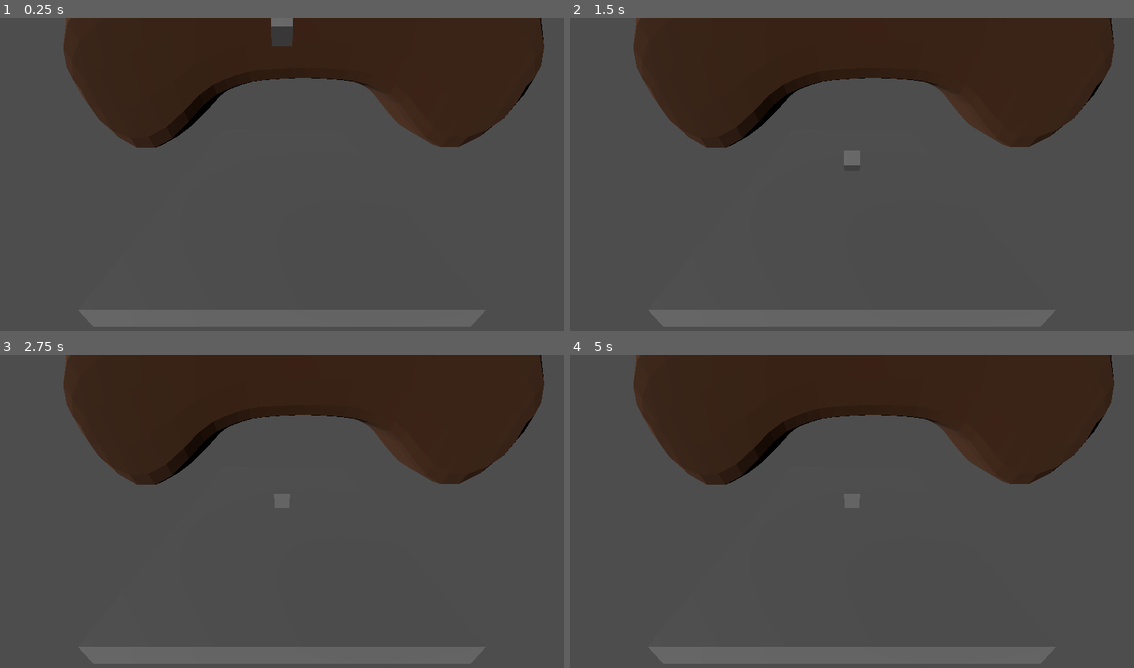
Above: before the commit, frames 1-4 (two rows, left to right).
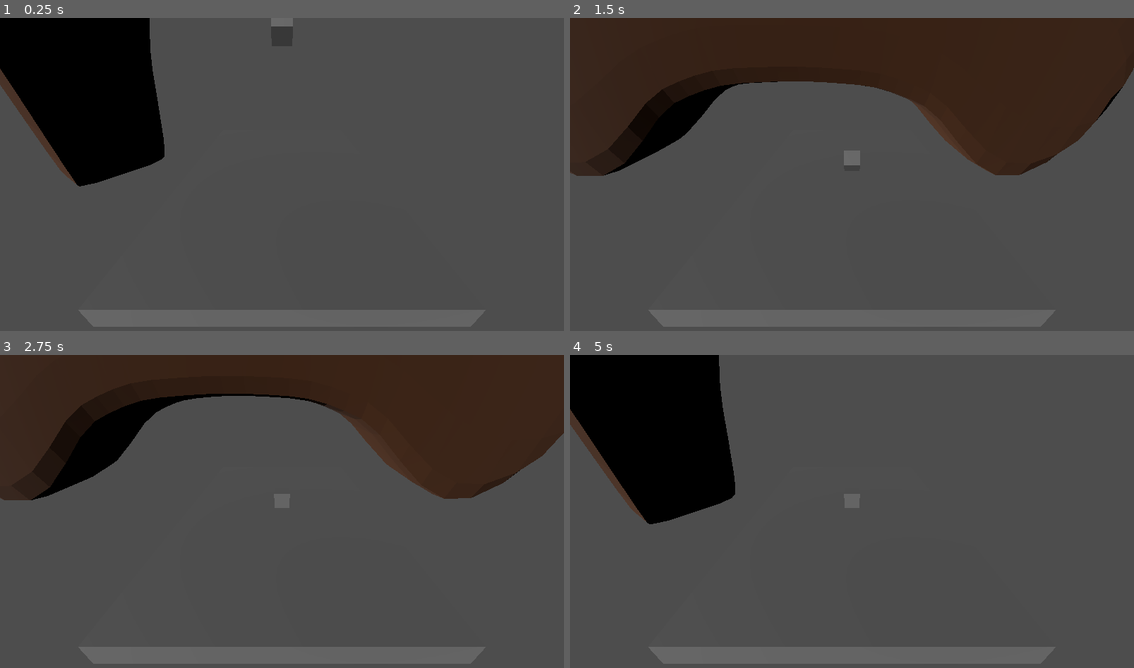
Above: after the commit, the same moments.

Repository: mtthwm/wildjamdec2024
Game: Godot game, scene res://Scenes/MattTest.tscn
The game is run twice, just before and just after one commit, with the same random seed, the same clock (stepped at 60 frames per second) and the same inputs. This scene is started directly instead of the project's main scene.
Inputs (mouse positions are in pixels of both pictures, inside the frame that each line leads up to):
- Up to frame 1 (0.25 s): no input
- Up to frame 2 (1.5 s): tap Enter (ui_accept) at 0.5, 0.77 s; move the mouse to (976, 161) at 0.52 s; hold A (a_pressed) 0.53-1.28 s; move the mouse to (739, 193) at 1.27 s; tap D (d_pressed) at 1.35 s
- Up to frame 3 (2.75 s): tap Enter (ui_accept) at 1.52 s; move the mouse to (338, 442) at 2.02 s; hold E (e_pressed) from 2.03 s (still down)
- Up to frame 4 (5 s): move the mouse to (823, 577) at 2.77 s; release E (e_pressed) at 2.78 s; tap Q (q_pressed) at 2.85 s; tap Enter (ui_accept) at 3.02, 3.77, 4.52 s; move the mouse to (1021, 561) at 3.52 s; hold S (s_pressed) 3.53-4.28 s; move the mouse to (682, 464) at 4.27 s; tap W (w_pressed) at 4.35 s

The runs differ from the first frame. In frame 1, 32% of the frame differs, in the area x 0-97%, y 0-54%; in frame 2, 15%; in frame 3, 16%; in frame 4, 32%, in the area x 0-97%, y 0-55%.

Commit message:
Implement gingerbread run animation

Diff:
--- a/Scenes/MattTest.tscn
+++ b/Scenes/MattTest.tscn
@@ -9,6 +9,152 @@
 [sub_resource type="BoxShape3D" id="BoxShape3D_623k7"]
 
 [sub_resource type="BoxMesh" id="BoxMesh_f0boa"]
+
+[sub_resource type="Animation" id="Animation_m6khd"]
+resource_name = "Run"
+length = 0.8
+loop_mode = 1
+tracks/0/type = "bezier"
+tracks/0/imported = false
+tracks/0/enabled = true
+tracks/0/path = NodePath(".:position:x")
+tracks/0/interp = 1
+tracks/0/loop_wrap = true
+tracks/0/keys = {
+"handle_modes": PackedInt32Array(0, 0, 0, 0, 0),
+"points": PackedFloat32Array(0, -0.25, 0, 0.25, 0, -11.4223, -0.25, 0, 0.25, 0, -0.446811, -0.25, 0, 0.25, 0, -0.446811, -0.25, 0, 0.25, 0, 0, -0.25, 0, 0.25, 0),
+"times": PackedFloat32Array(0, 0.2, 0.4, 0.6, 0.766667)
+}
+tracks/1/type = "bezier"
+tracks/1/imported = false
+tracks/1/enabled = true
+tracks/1/path = NodePath(".:position:y")
+tracks/1/interp = 1
+tracks/1/loop_wrap = true
+tracks/1/keys = {
+"handle_modes": PackedInt32Array(0, 0, 0, 0, 0),
+"points": PackedFloat32Array(0, -0.25, 0, 0.25, 0, 10.4869, -0.25, 0, 0.25, 0, 1.89158, -0.25, 0, 0.25, 0, 8.18686, -0.25, 0, 0.25, 0, 0, -0.25, 0, 0.25, 0),
+"times": PackedFloat32Array(0, 0.2, 0.4, 0.6, 0.766667)
+}
+tracks/2/type = "bezier"
+tracks/2/imported = false
+tracks/2/enabled = true
+tracks/2/path = NodePath(".:position:z")
+tracks/2/interp = 1
+tracks/2/loop_wrap = true
+tracks/2/keys = {
+"handle_modes": PackedInt32Array(0, 0, 0, 0, 0),
+"points": PackedFloat32Array(0, -0.25, 0, 0.25, 0, -10.2829, -0.25, 0, 0.25, 0, 0, -0.25, 0, 0.25, 0, 0, -0.25, 0, 0.25, 0, 0, -0.25, 0, 0.25, 0),
+"times": PackedFloat32Array(0, 0.2, 0.4, 0.6, 0.766667)
+}
+tracks/3/type = "bezier"
+tracks/3/imported = false
+tracks/3/enabled = true
+tracks/3/path = NodePath(".:rotation:x")
+tracks/3/interp = 1
+tracks/3/loop_wrap = true
+tracks/3/keys = {
+"handle_modes": PackedInt32Array(0, 0, 0, 0, 0),
+"points": PackedFloat32Array(0, -0.25, 0, 0.25, 0, -0.530427, -0.25, 0, 0.25, 0, 0, -0.25, 0, 0.25, 0, 0.421402, -0.25, 0, 0.25, 0, 0, -0.25, 0, 0.25, 0),
+"times": PackedFloat32Array(0, 0.2, 0.4, 0.6, 0.766667)
+}
+tracks/4/type = "bezier"
+tracks/4/imported = false
+tracks/4/enabled = true
+tracks/4/path = NodePath(".:rotation:y")
+tracks/4/interp = 1
+tracks/4/loop_wrap = true
+tracks/4/keys = {
+"handle_modes": PackedInt32Array(0, 0, 0, 0, 0),
+"points": PackedFloat32Array(0, -0.25, 0, 0.25, 0, -0.756834, -0.25, 0, 0.25, 0, 0, -0.25, 0, 0.25, 0, 0.673382, -0.25, 0, 0.25, 0, 0, -0.25, 0, 0.25, 0),
+"times": PackedFloat32Array(0, 0.2, 0.4, 0.6, 0.766667)
+}
+tracks/5/type = "bezier"
+tracks/5/imported = false
+tracks/5/enabled = true
+tracks/5/path = NodePath(".:rotation:z")
+tracks/5/interp = 1
+tracks/5/loop_wrap = true
+tracks/5/keys = {
+"handle_modes": PackedInt32Array(0, 0, 0, 0, 0),
+"points": PackedFloat32Array(0, -0.25, 0, 0.25, 0, 0.0249361, -0.25, 0, 0.25, 0, 0, -0.25, 0, 0.25, 0, 0.0395786, -0.25, 0, 0.25, 0, 0, -0.25, 0, 0.25, 0),
+"times": PackedFloat32Array(0, 0.2, 0.4, 0.6, 0.766667)
+}
+
+[sub_resource type="Animation" id="Animation_hn4bs"]
+length = 0.001
+tracks/0/type = "bezier"
+tracks/0/imported = false
+tracks/0/enabled = true
+tracks/0/path = NodePath(".:position:x")
+tracks/0/interp = 1
+tracks/0/loop_wrap = true
+tracks/0/keys = {
+"handle_modes": PackedInt32Array(0),
+"points": PackedFloat32Array(0, -0.25, 0, 0.25, 0),
+"times": PackedFloat32Array(0)
+}
+tracks/1/type = "bezier"
+tracks/1/imported = false
+tracks/1/enabled = true
+tracks/1/path = NodePath(".:position:y")
+tracks/1/interp = 1
+tracks/1/loop_wrap = true
+tracks/1/keys = {
+"handle_modes": PackedInt32Array(0),
+"points": PackedFloat32Array(0, -0.25, 0, 0.25, 0),
+"times": PackedFloat32Array(0)
+}
+tracks/2/type = "bezier"
+tracks/2/imported = false
+tracks/2/enabled = true
+tracks/2/path = NodePath(".:position:z")
+tracks/2/interp = 1
+tracks/2/loop_wrap = true
+tracks/2/keys = {
+"handle_modes": PackedInt32Array(0),
+"points": PackedFloat32Array(0, -0.25, 0, 0.25, 0),
+"times": PackedFloat32Array(0)
+}
+tracks/3/type = "bezier"
+tracks/3/imported = false
+tracks/3/enabled = true
+tracks/3/path = NodePath(".:rotation:x")
+tracks/3/interp = 1
+tracks/3/loop_wrap = true
+tracks/3/keys = {
+"handle_modes": PackedInt32Array(0),
+"points": PackedFloat32Array(0, -0.25, 0, 0.25, 0),
+"times": PackedFloat32Array(0)
+}
+tracks/4/type = "bezier"
+tracks/4/imported = false
+tracks/4/enabled = true
+tracks/4/path = NodePath(".:rotation:y")
+tracks/4/interp = 1
+tracks/4/loop_wrap = true
+tracks/4/keys = {
+"handle_modes": PackedInt32Array(0),
+"points": PackedFloat32Array(0, -0.25, 0, 0.25, 0),
+"times": PackedFloat32Array(0)
+}
+tracks/5/type = "bezier"
+tracks/5/imported = false
+tracks/5/enabled = true
+tracks/5/path = NodePath(".:rotation:z")
+tracks/5/interp = 1
+tracks/5/loop_wrap = true
+tracks/5/keys = {
+"handle_modes": PackedInt32Array(0),
+"points": PackedFloat32Array(0, -0.25, 0, 0.25, 0),
+"times": PackedFloat32Array(0)
+}
+
+[sub_resource type="AnimationLibrary" id="AnimationLibrary_8s8ig"]
+_data = {
+"RESET": SubResource("Animation_hn4bs"),
+"Run": SubResource("Animation_m6khd")
+}
 
 [node name="Node3D" type="Node3D"]
 
@@ -42,5 +188,12 @@
 transform = Transform3D(0.5022, 0.811504, 0.29876, -0.786279, 0.572316, -0.232853, -0.359946, -0.11797, 0.925485, -5.09808, 1.00948, 7.48269)
 
 [node name="GingerbreadEnemy" type="MeshInstance3D" parent="."]
-transform = Transform3D(1, 0, 0, 0, 1, 0, 0, 0, 1, 7.92246, 0, 6.34077)
+transform = Transform3D(1, 0, 0, 0, 1, 0, 0, 0, 1, 0, 0, 0)
 mesh = ExtResource("1_kxf6i")
+metadata/_edit_group_ = true
+
+[node name="AnimationPlayer" type="AnimationPlayer" parent="GingerbreadEnemy"]
+libraries = {
+"": SubResource("AnimationLibrary_8s8ig")
+}
+autoplay = "Run"
Not shown: 1 places in Scenes/MattTest.tscn that only renumber resources
